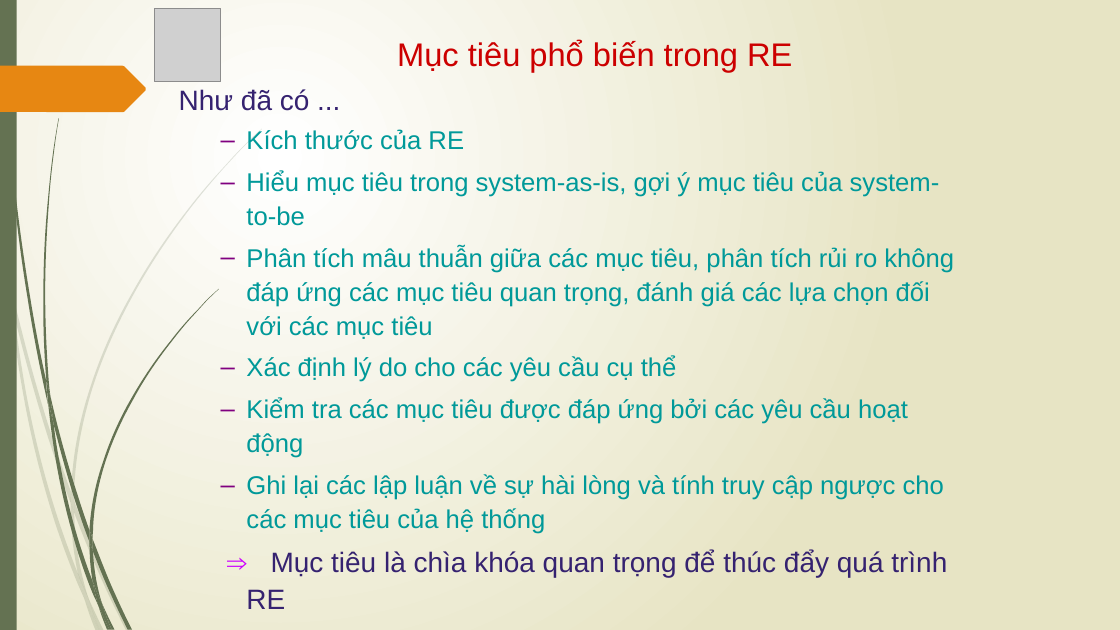
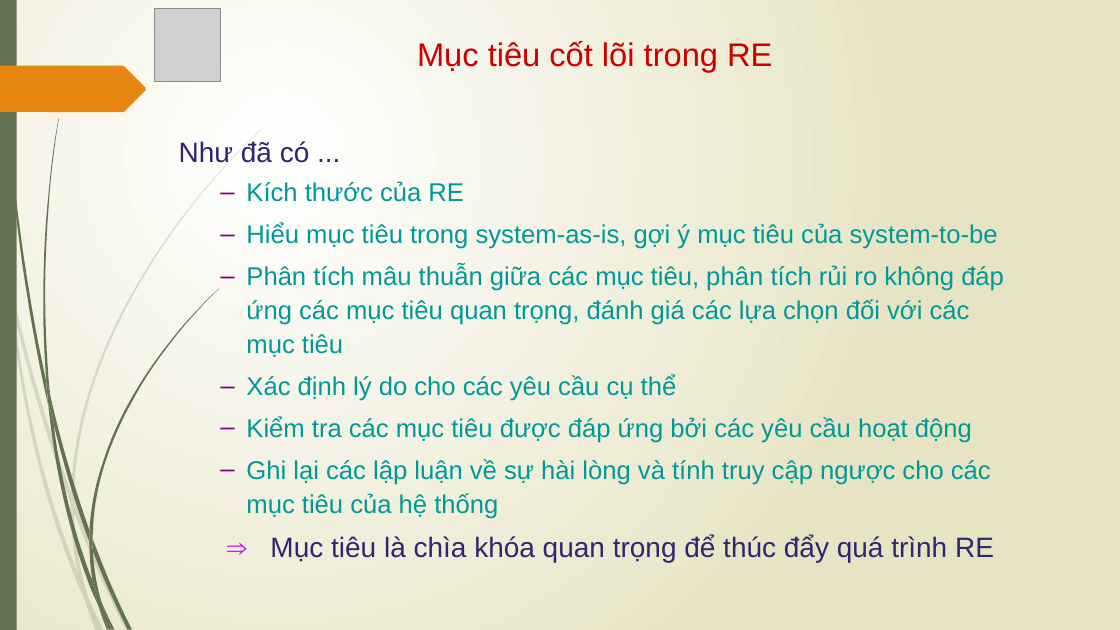
Before and after one commit to vutuanhai237/CourseMaterials, a slide deck: slide 3 of SE357-Requirement engineering/Slides/Lý thuyết/Bài 7.pptx. Drawn at 1120x630 pixels with LibreOffice and Linux fonts; fonts in the diff are those of the drawing; grey boxes stand for pictures. Boxes give left, top, right and bottom in pixels: in the first picture for what was removed or moved away, otherwise in the second. Text is boxed around its words. In the diff, an @@ line names an element or a change of style, - is before the commit and + after.

```diff
--- a/SE357-Requirement engineering/Slides/Lý thuyết/Bài 7.pptx
+++ b/SE357-Requirement engineering/Slides/Lý thuyết/Bài 7.pptx
@@ text at box(417, 41, 772, 72): text changed @@
-Mục tiêu phổ biến trong RE
+Mục tiêu cốt lõi trong RE
@@ text "Như đã có ..." rewrapped from box(179, 89, 954, 609) to box(179, 141, 1004, 562) @@
```
Also in this commit, not shown: 8 other slides changed, 10 slides added, 1 slide removed, 19 other files.
